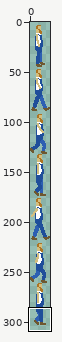
File history of a sprite sheet, img/farmer.png. The first picture is a wide view before the edit; the outline marks the close-up.
Close-up. Old version:
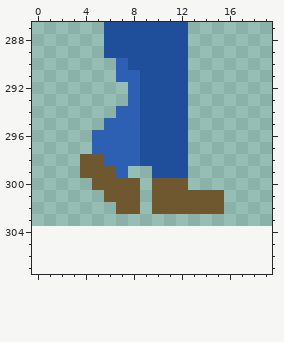
The file is 20x301 pixels. Shown: x 0..19, y 287..307. The old version is drawn lined up with the new one, on the new canvas. The commit also changed other parts of the picture, which this record leaves out.
After:
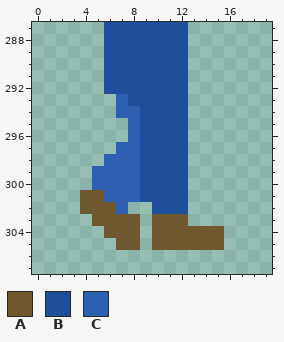
Palette (. is transparent): A #6f5830  B #1f4e9a  C #2d5fb2
Difference:
canvas 20x301 -> 20x308, the old top-left corner now at 0,3
@@ x 0..19 @@
 289 ......BBBBBBB.......
-290 .......CBBBBB.......
-291 .......CCBBBB.......
-292 ........CBBBB.......
-293 ........CBBBB.......
+290 ......BBBBBBB.......
+291 ......BBBBBBB.......
+292 ......BBBBBBB.......
+293 .......CBBBBB.......
 294 .......CCBBBB.......
-295 ......CCCBBBB.......
-296 .....CCCCBBBB.......
-297 .....CCCCBBBB.......
-298 ....AACCCBBBB.......
-299 ....AAAC..BBB.......
-300 .....AAAA.AAA.......
-301 ......AAA.AAAAAA....
-302 .......AA.AAAAAA....
-303 ....................
-304 ....................
-305 ....................
+295 ........CBBBB.......
+296 ........CBBBB.......
+297 .......CCBBBB.......
+298 ......CCCBBBB.......
+299 .....CCCCBBBB.......
+300 .....CCCCBBBB.......
+301 ....AACCCBBBB.......
+302 ....AAAC..BBB.......
+303 .....AAAA.AAA.......
+304 ......AAA.AAAAAA....
+305 .......AA.AAAAAA....
 306 ....................
Where, in picture pixels (left, top, right, bottom), the same in both close-ups:
changed: (80, 58, 224, 250)
